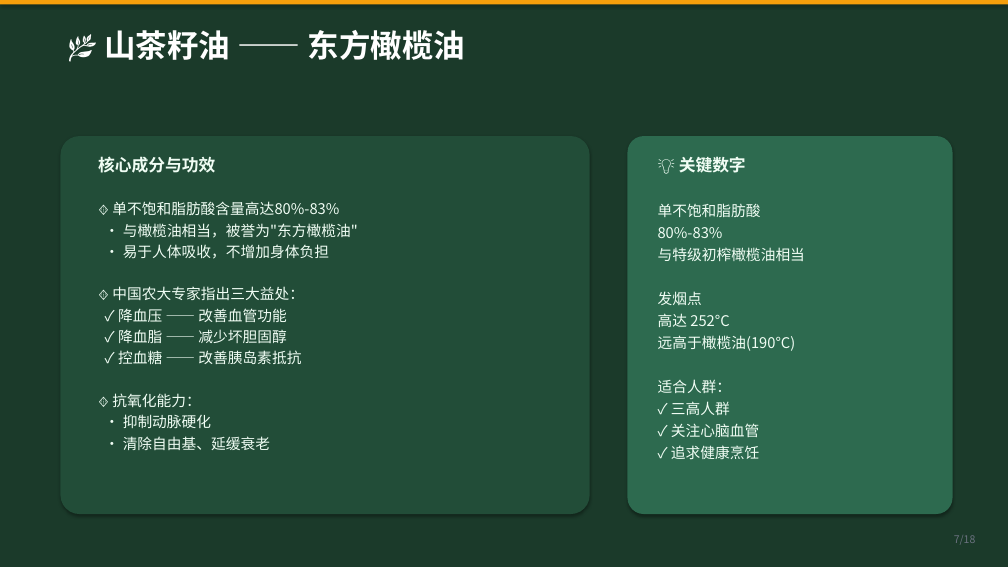
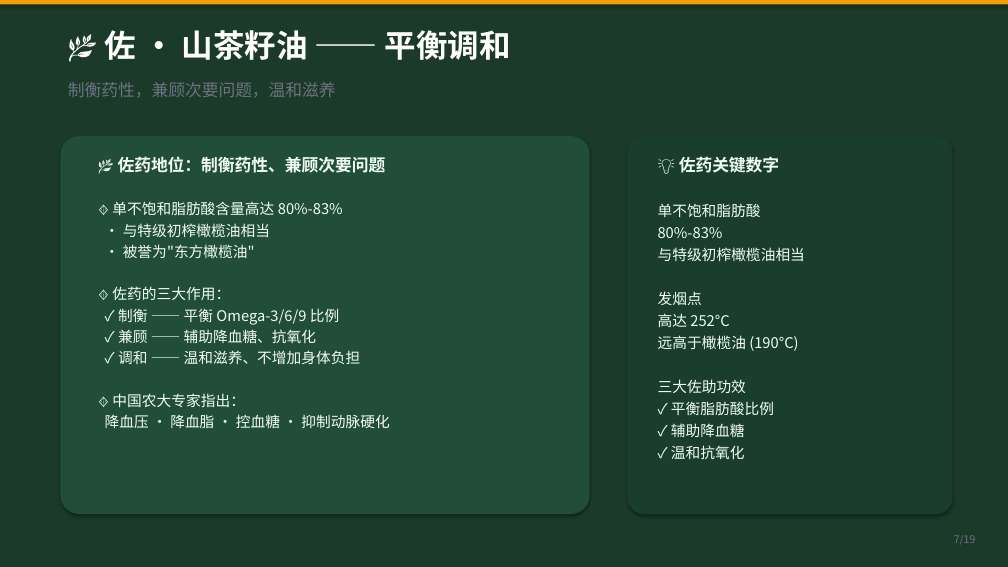
Before and after one commit to unclefrankie422/boyboy-manager, a slide deck: slide 7 of why-four-seed-oil.pptx. Drawn at 1008x567 pixels with LibreOffice and Linux fonts; fonts in the diff are those of the drawing. Boxes give left, top, right and bottom in pixels: in the first picture for what was removed or moved away, otherwise in the second. Text is boxed around its words. In the diff, an @@ line names an element or a change of style, - is before the commit and + after.

Commit message:
四籽油丸PPT v2：按君臣佐使配伍理论重新排列四种油顺序（君紫苏·臣亚麻·佐山茶·使葡萄），新增配伍理论专页，19页

```diff
--- a/why-four-seed-oil.pptx
+++ b/why-four-seed-oil.pptx
@@ text at [104,30,511,60]: text changed @@
-🌿 山茶籽油 —— 东方橄榄油
+🌿 佐 · 山茶籽油 —— 平衡调和
@@ text added at [68,82,336,98], 16 pt, text #6B7280 @@
+制衡药性，兼顾次要问题，温和滋养
@@ rounded rectangle at [628,136,953,514]: fill #2D6A4F to #1A3D2E @@
@@ text at [105,156,389,428]: text changed @@
-核心成分与功效
-🔸 单不饱和脂肪酸含量高达80%-83%
-• 与橄榄油相当，被誉为"东方橄榄油"
-• 易于人体吸收，不增加身体负担
-🔸 中国农大专家指出三大益处：
-✓ 降血压 —— 改善血管功能
-✓ 降血脂 —— 减少坏胆固醇
-✓ 控血糖 —— 改善胰岛素抵抗
-🔸 抗氧化能力：
-• 抑制动脉硬化
-• 清除自由基、延缓衰老
+🌿 佐药地位：制衡药性、兼顾次要问题
+🔸 单不饱和脂肪酸含量高达 80%-83%
+• 与特级初榨橄榄油相当
+• 被誉为"东方橄榄油"
+🔸 佐药的三大作用：
+✓ 制衡 —— 平衡 Omega-3/6/9 比例
+✓ 兼顾 —— 辅助降血糖、抗氧化
+✓ 调和 —— 温和滋养、不增加身体负担
+🔸 中国农大专家指出：
+降血压 · 降血脂 · 控血糖 · 抑制动脉硬化
@@ text at [679,156,779,173]: text changed @@
-💡 关键数字
+💡 佐药关键数字
@@ text at [658,335,798,459]: text changed @@
-远高于橄榄油(190°C)
-适合人群：
-✓ 三高人群
-✓ 关注心脑血管
-✓ 追求健康烹饪
+远高于橄榄油 (190°C)
+三大佐助功效
+✓ 平衡脂肪酸比例
+✓ 辅助降血糖
+✓ 温和抗氧化
```
Also in this commit, not shown: 16 other slides changed, 2 slides added, 1 slide removed, 1 other file.
